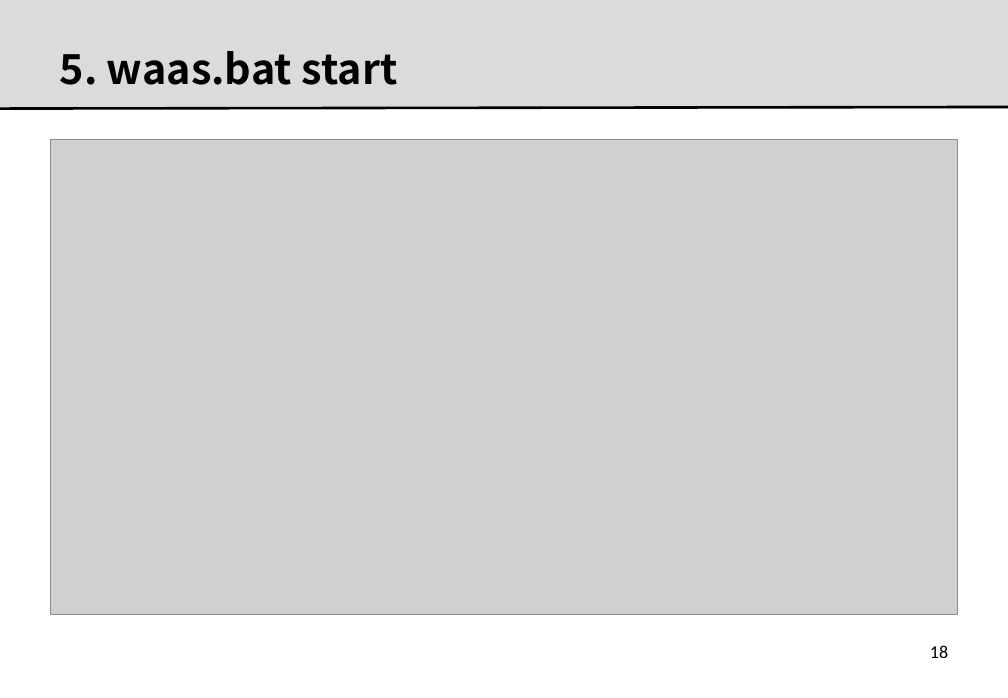
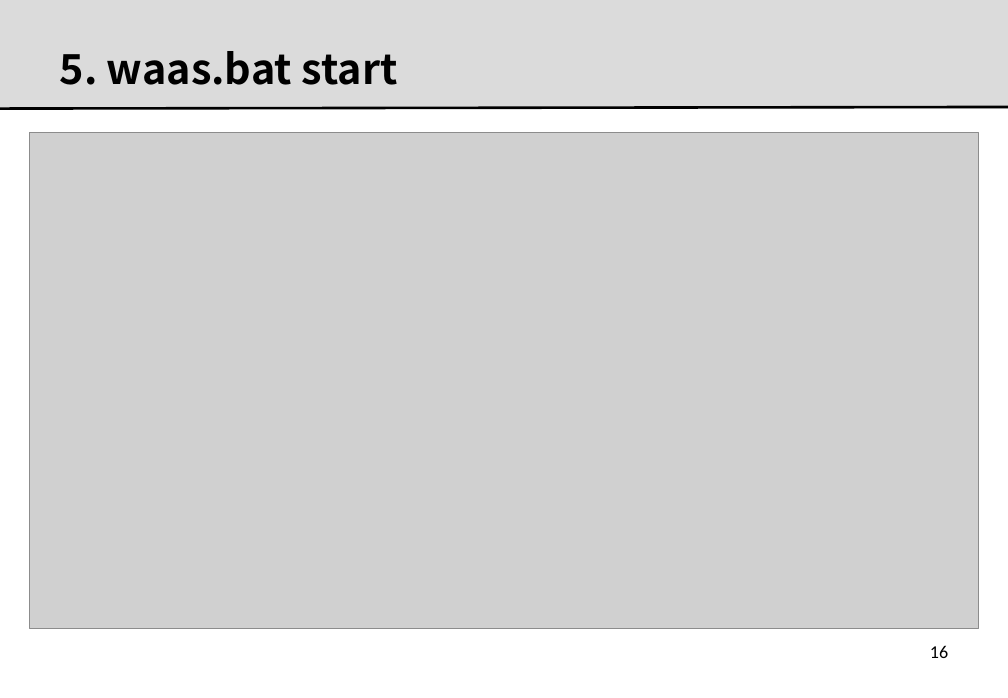
Before and after one commit to kitcrl/waas, a slide deck: slide 17 of docs/0000.man.pptx (slide 19 before the commit). Drawn at 1008x698 pixels with LibreOffice and Linux fonts; fonts in the diff are those of the drawing; grey boxes stand for pictures; background and template pictures are left out. Boxes give left, top, right and bottom in pixels: in the first picture for what was removed or moved away, otherwise in the second. Text is boxed around its words. In the diff, an @@ line names an element or a change of style, - is before the commit and + after.

Commit message:
new WAAS

```diff
--- a/docs/0000.man.pptx
+++ b/docs/0000.man.pptx
@@ picture: place and size @@
-picture at [50,140,958,614]
+picture at [30,132,979,628]
@@ page number at [930,645,948,658]: text changed @@
-18
+16
```
Also in this commit, not shown: 3 other slides changed, 3 slides removed, 2 other files.
